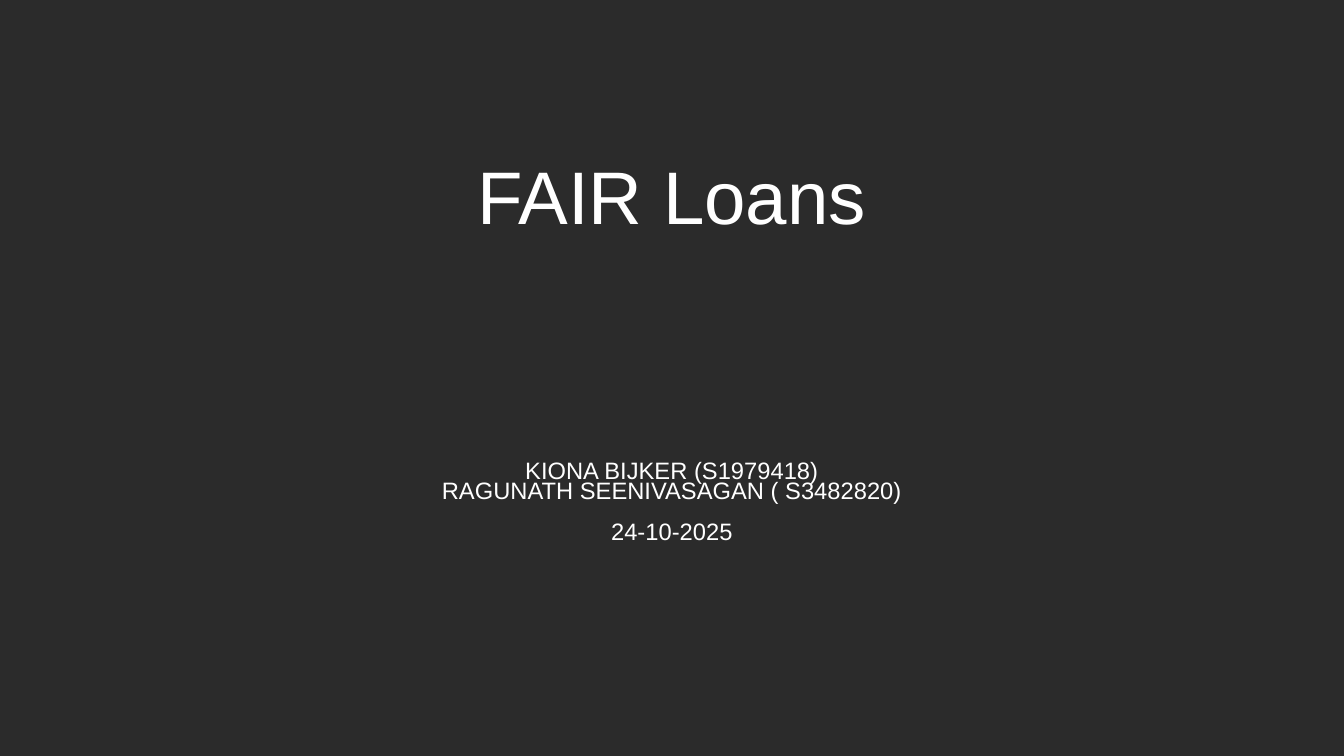
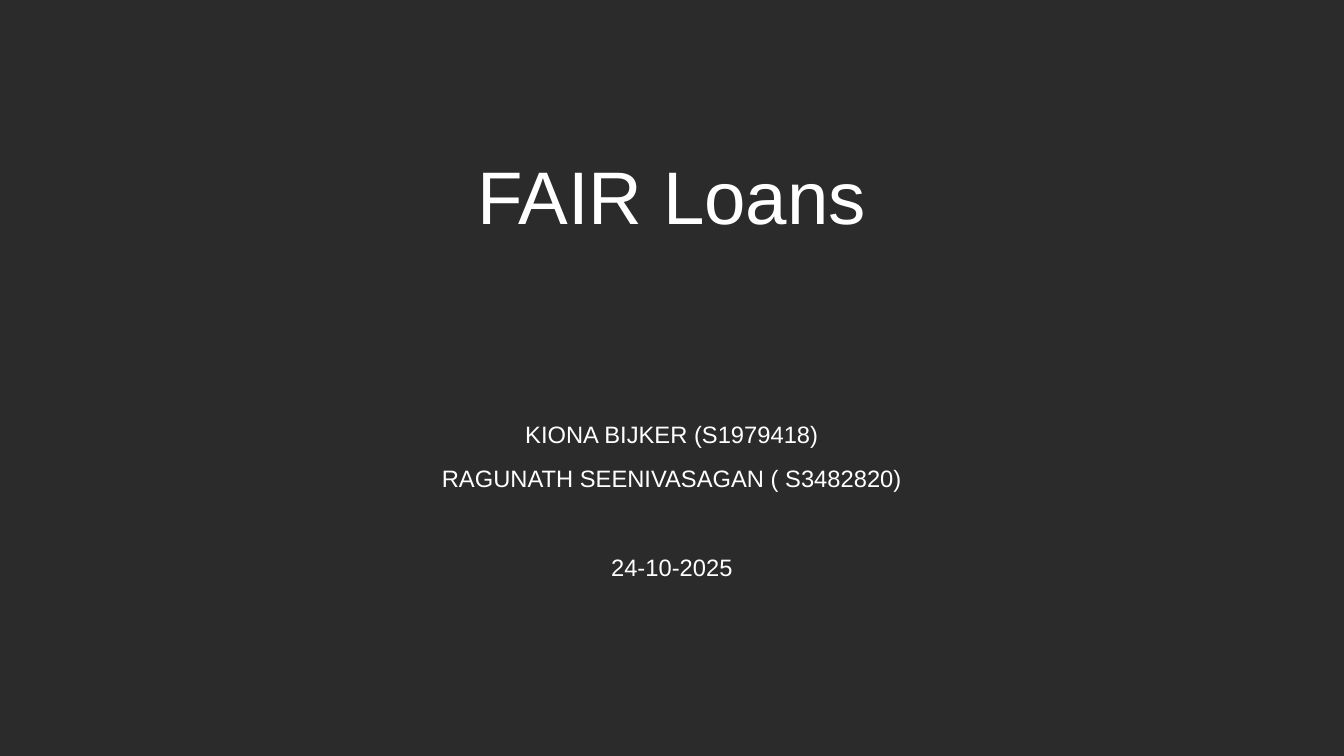
Before and after one commit to KionaB/FAIRscripts, a slide deck: slide 1 of ProjectPresentation.odp. Drawn at 1344x756 pixels with LibreOffice and Linux fonts; fonts in the diff are those of the drawing; background and template pictures are left out; a plain dark background stands for a picture behind light text. Boxes give left, top, right and bottom in pixels: in the first picture for what was removed or moved away, otherwise in the second. Text is boxed around its words. In the diff, an @@ line names an element or a change of style, - is before the commit and + after.

```diff
--- a/ProjectPresentation.odp
+++ b/ProjectPresentation.odp
@@ subtitle "KIONA BIJKER (S1979418)" at (x1=442, y1=426, x2=901, y2=577): more space between paragraphs @@
```
Also in this commit, not shown: 6 other slides changed.
